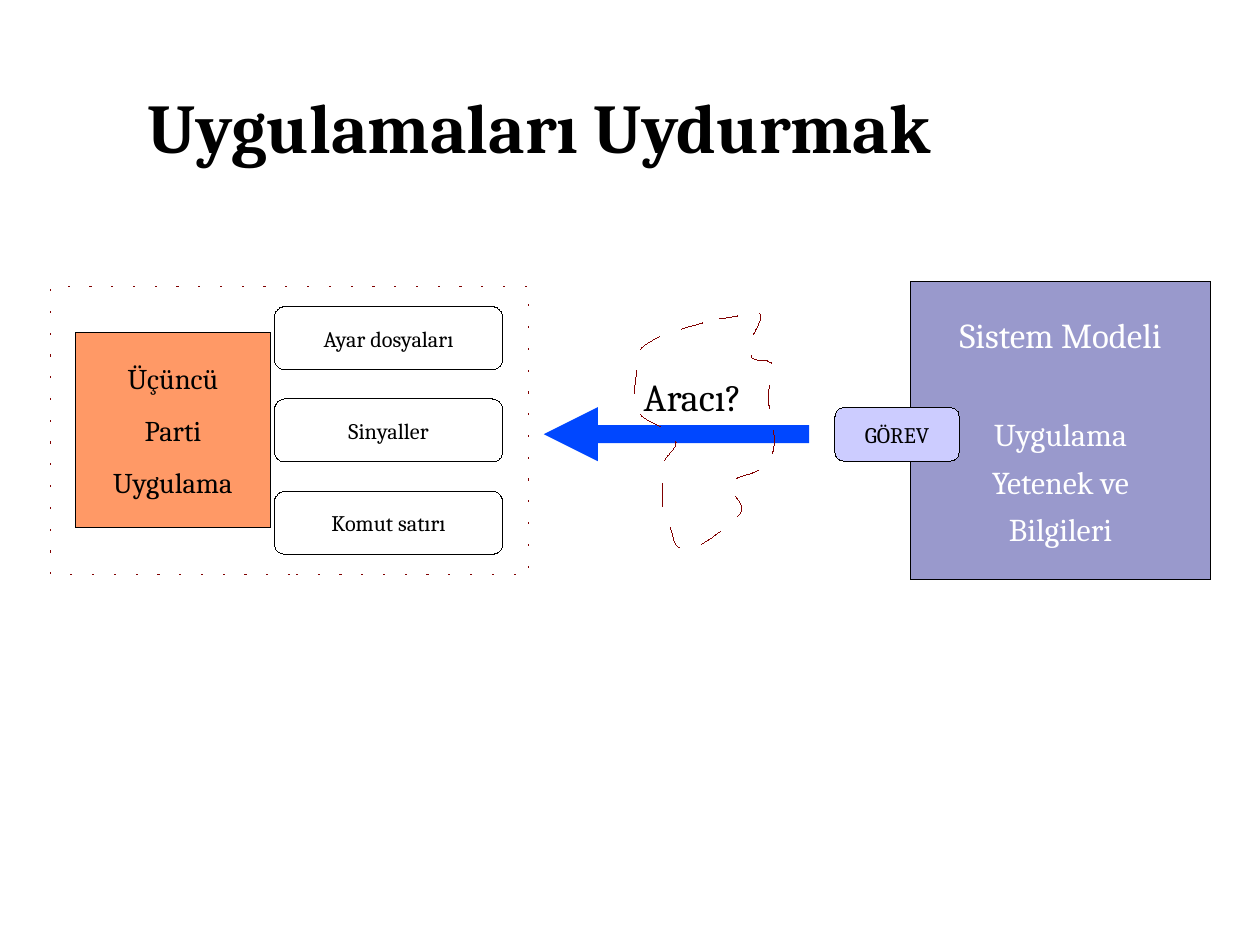
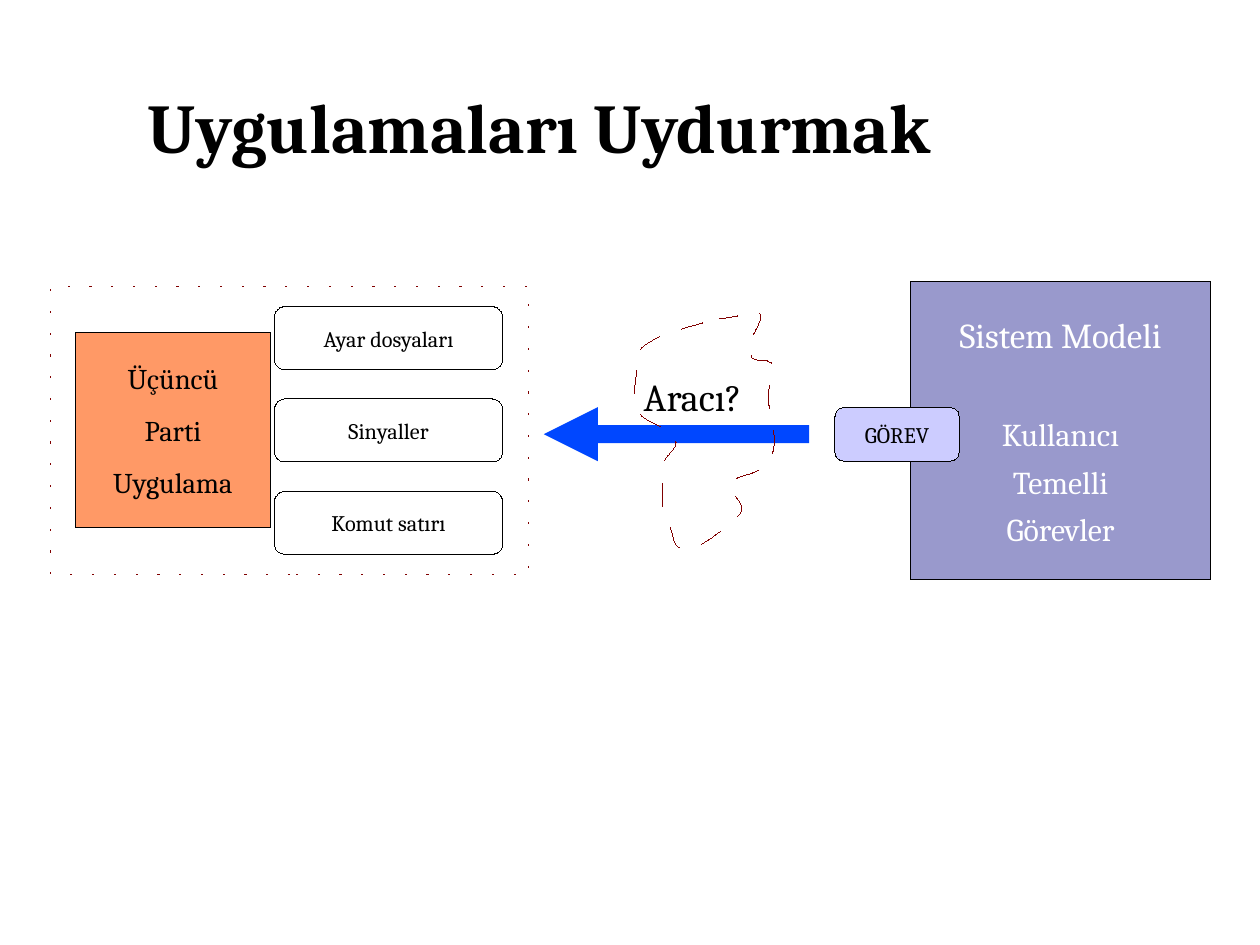
Before and after one commit to Pardus-Linux/COMAR, a slide deck: slide 5 of belgeler/temel-sunum.odp. Drawn at 1260x945 pixels with LibreOffice and Linux fonts; fonts in the diff are those of the drawing. Boxes give left, top, right and bottom in pixels: in the first picture for what was removed or moved away, otherwise in the second. Text is boxed around its words. In the diff, an @@ line names an element or a change of style, - is before the commit and + after.

Commit message:
bilgi'deki hali

```diff
--- a/belgeler/temel-sunum.odp
+++ b/belgeler/temel-sunum.odp
@@ text in rectangle at (x1=1002, y1=424, x2=1119, y2=541): text changed @@
-Uygulama
-Yetenek ve
-Bilgileri
+Kullanıcı
+Temelli
+Görevler
```
Also in this commit, not shown: 5 other slides changed, 4 slides added, 2 slides removed.
